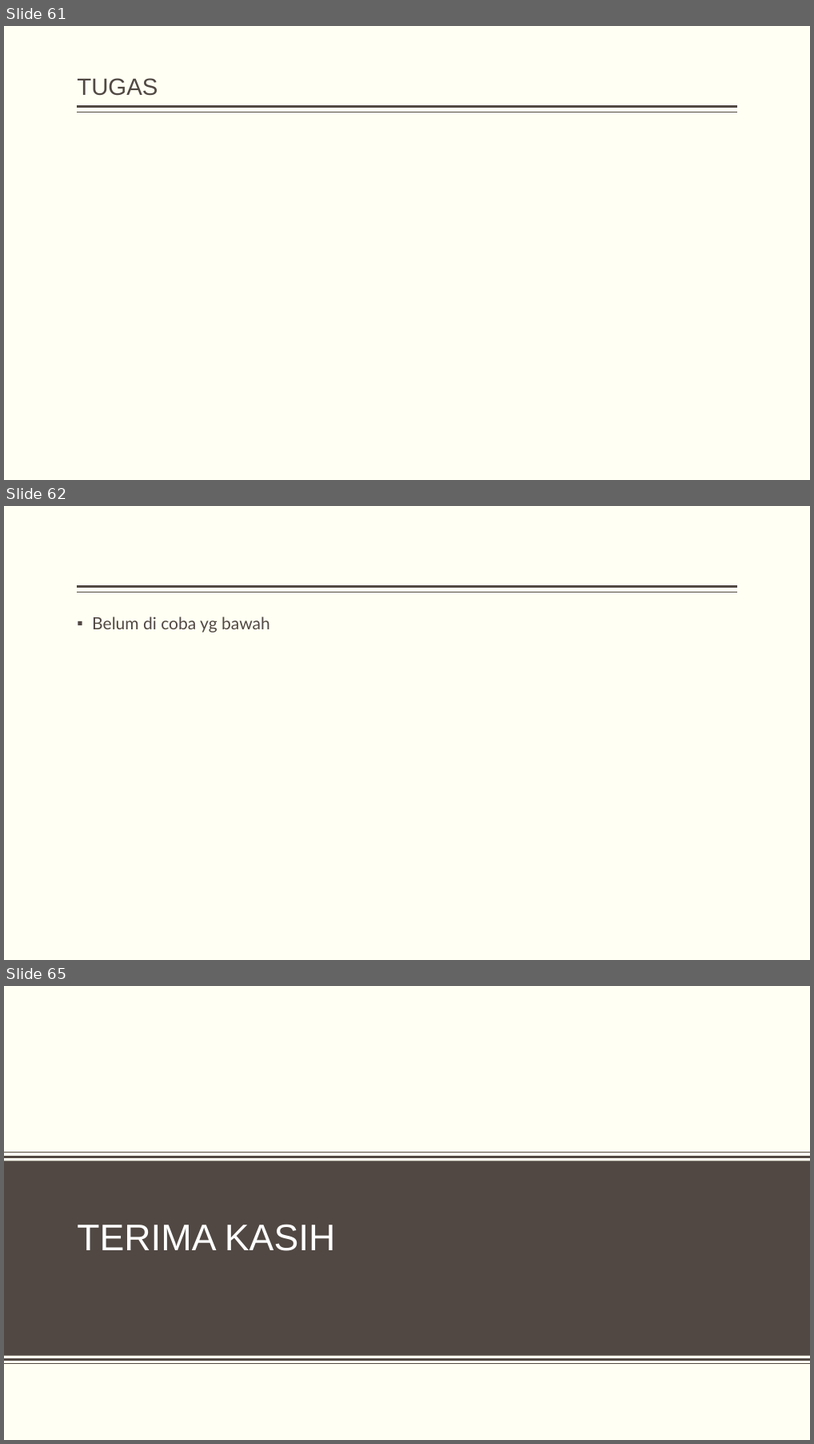
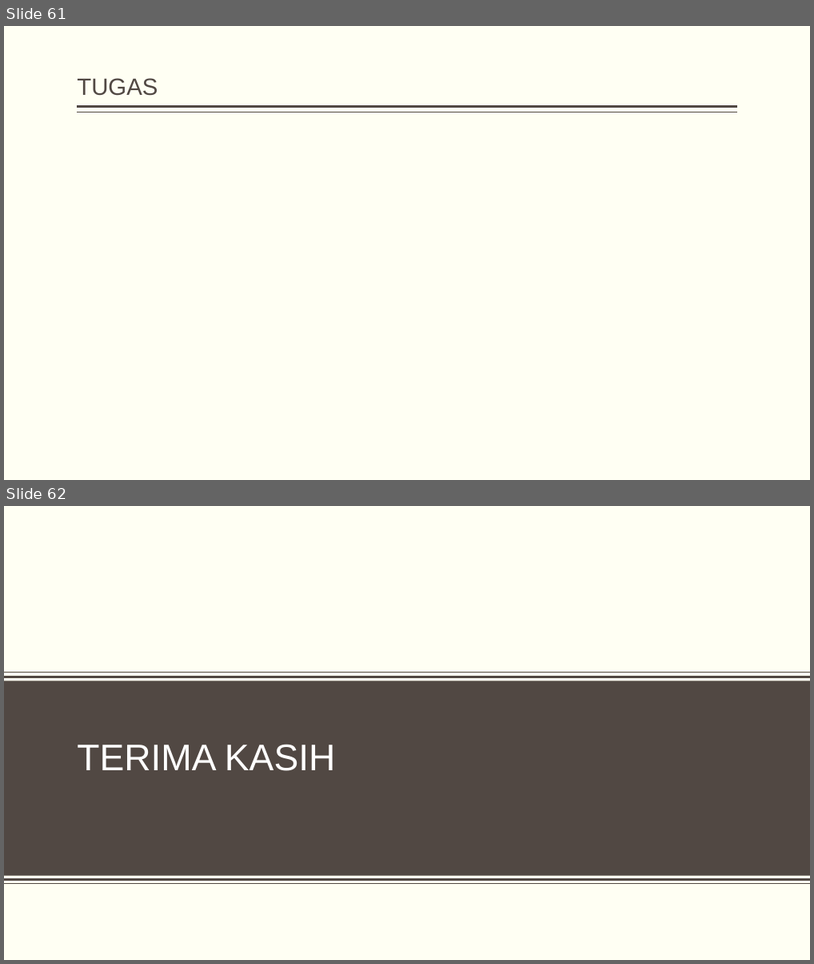
Before and after one commit to dewikiswani/ganesha--R, a slide deck: 201907 -- Pelatihan R ganesha - day1.pptx. Shown one above the other, each under a label of ours: slides 61, 62 and 65 before the commit, slides 61 and 62 after it; the slides between them are not shown. The pictures are 814x1444 and 814x964 pixels, drawn with LibreOffice and Linux fonts; fonts in the diff are those of the drawing; background and template pictures are left out. Boxes give left, top, right and bottom in pixels: in the first picture for what was removed or moved away, otherwise in the second. Text is boxed around its words. In the diff, an @@ line names an element or a change of style, - is before the commit and + after.

```diff
--- a/201907 -- Pelatihan R ganesha - day1.pptx
+++ b/201907 -- Pelatihan R ganesha - day1.pptx
@@ slide 62 removed at <box>4,506,810,960</box>, background #FFFFF3; not listed: 2 template elements that a slide beside it also shows @@
@@ text removed at <box>92,616,270,632</box> @@
-▪ Belum di coba yg bawah
@@ what was slide 65 is now slide 62 @@
```
Also in this commit, not shown: 2 other slides removed.
